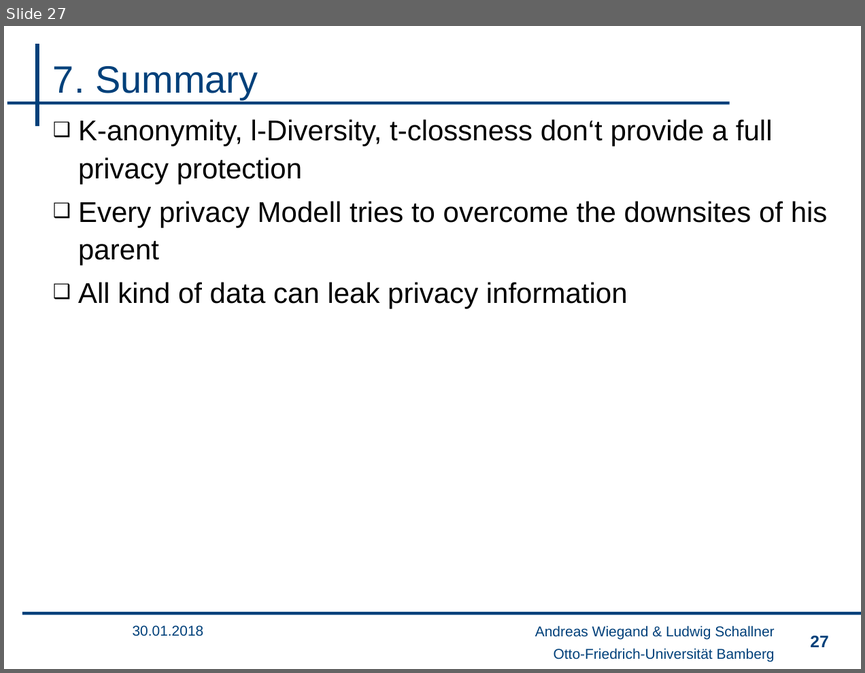
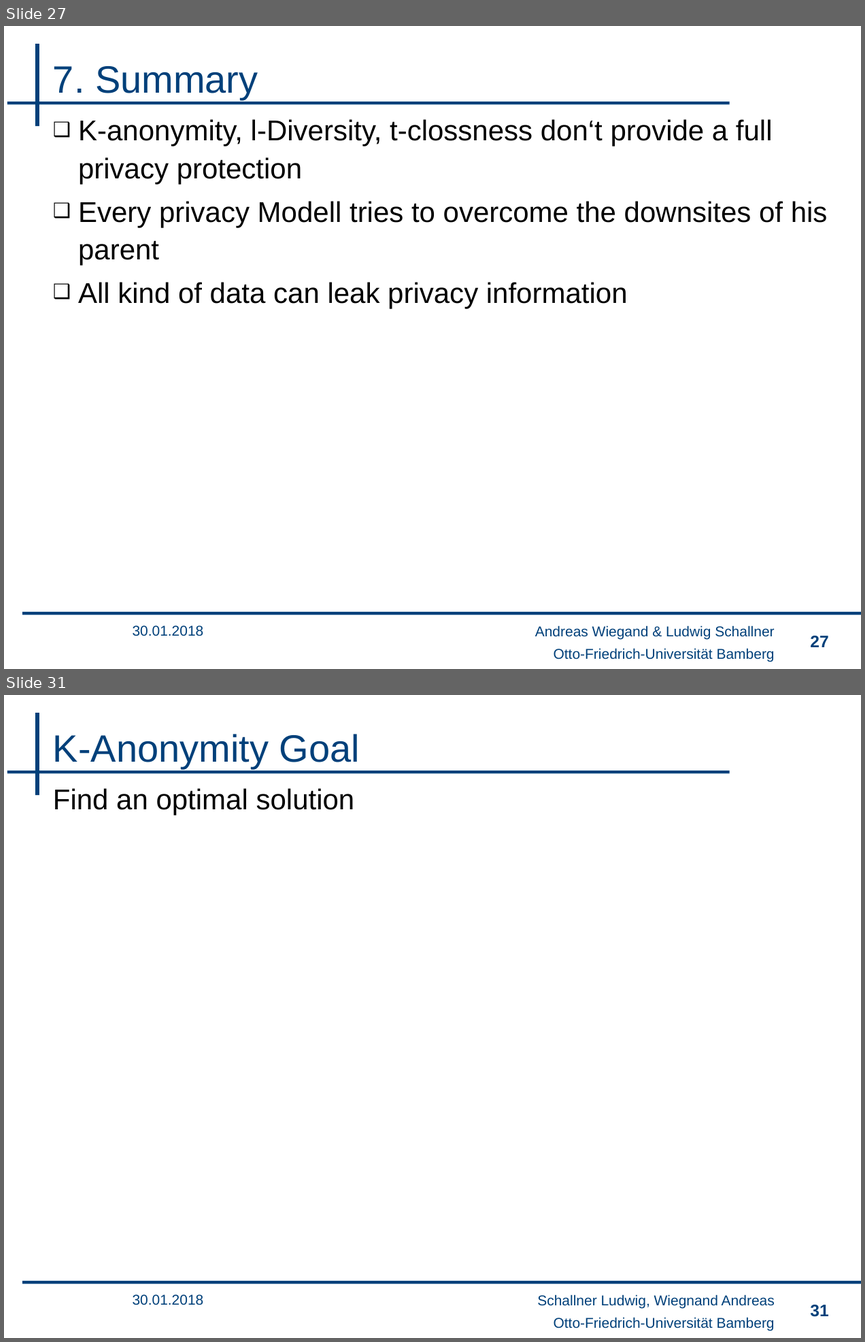
Before and after one commit to wsgan001/PSI-MSem, a slide deck: presentation/sicherheits_final_an.pptx. Shown one above the other, each under a label of ours: slide 27 before the commit, slides 27 and 31 after it; the slides between them are not shown. The pictures are 865x673 and 865x1342 pixels, drawn with LibreOffice and Linux fonts; fonts in the diff are those of the drawing; background and template pictures are left out. Boxes give left, top, right and bottom in pixels: in the first picture for what was removed or moved away, otherwise in the second. Text is boxed around its words. In the diff, an @@ line names an element or a change of style, - is before the commit and + after.

Commit message:
tes

```diff
--- a/presentation/sicherheits_final_an.pptx
+++ b/presentation/sicherheits_final_an.pptx
@@ slide 31 added at <box>4,695,861,1338</box>, background #FFFFFF; not listed: 4 template elements that a slide beside it also shows @@
@@ title added at <box>53,734,360,769</box>, 32 pt, text #00407A @@
+K-Anonymity Goal
@@ text added at <box>53,788,355,815</box>, 24 pt, text #000000 @@
+Find an optimal solution
@@ text added at <box>133,1294,204,1305</box>, 12 pt, text #00407A @@
+30.01.2018
@@ text added at <box>537,1294,774,1308</box>, 12 pt, text #00407A @@
+Schallner Ludwig, Wiegnand Andreas
@@ page number added at <box>810,1304,828,1317</box>, 14 pt, text #00407A @@
+31
```
Also in this commit, not shown: 4 other slides added.
